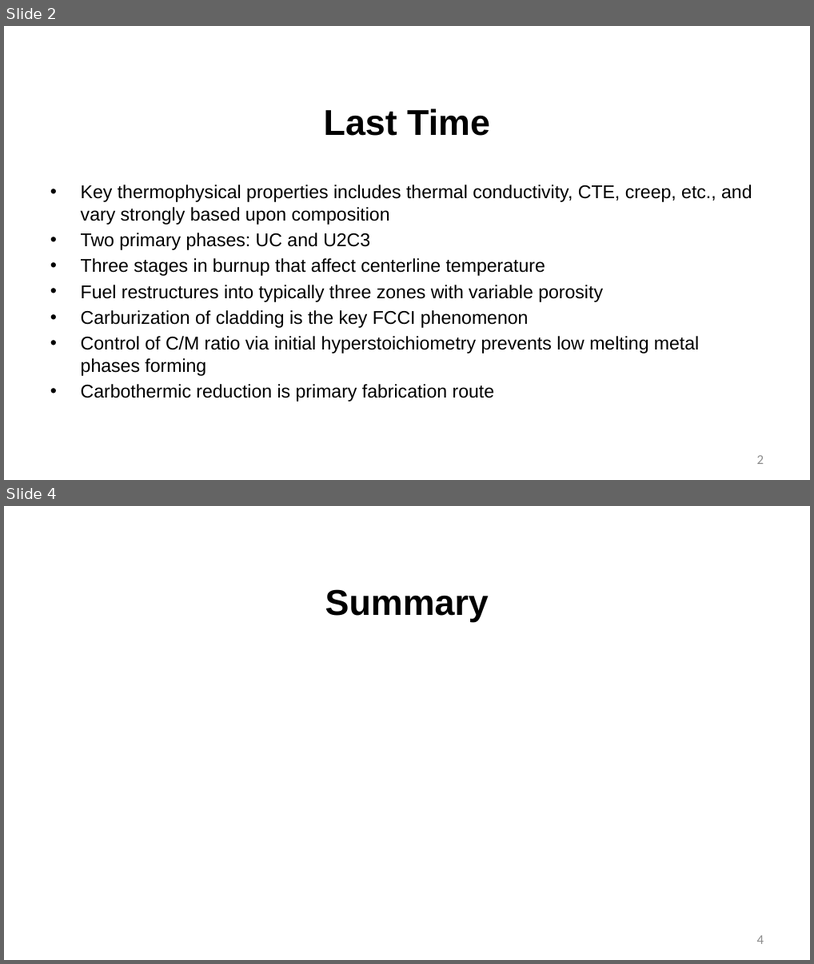
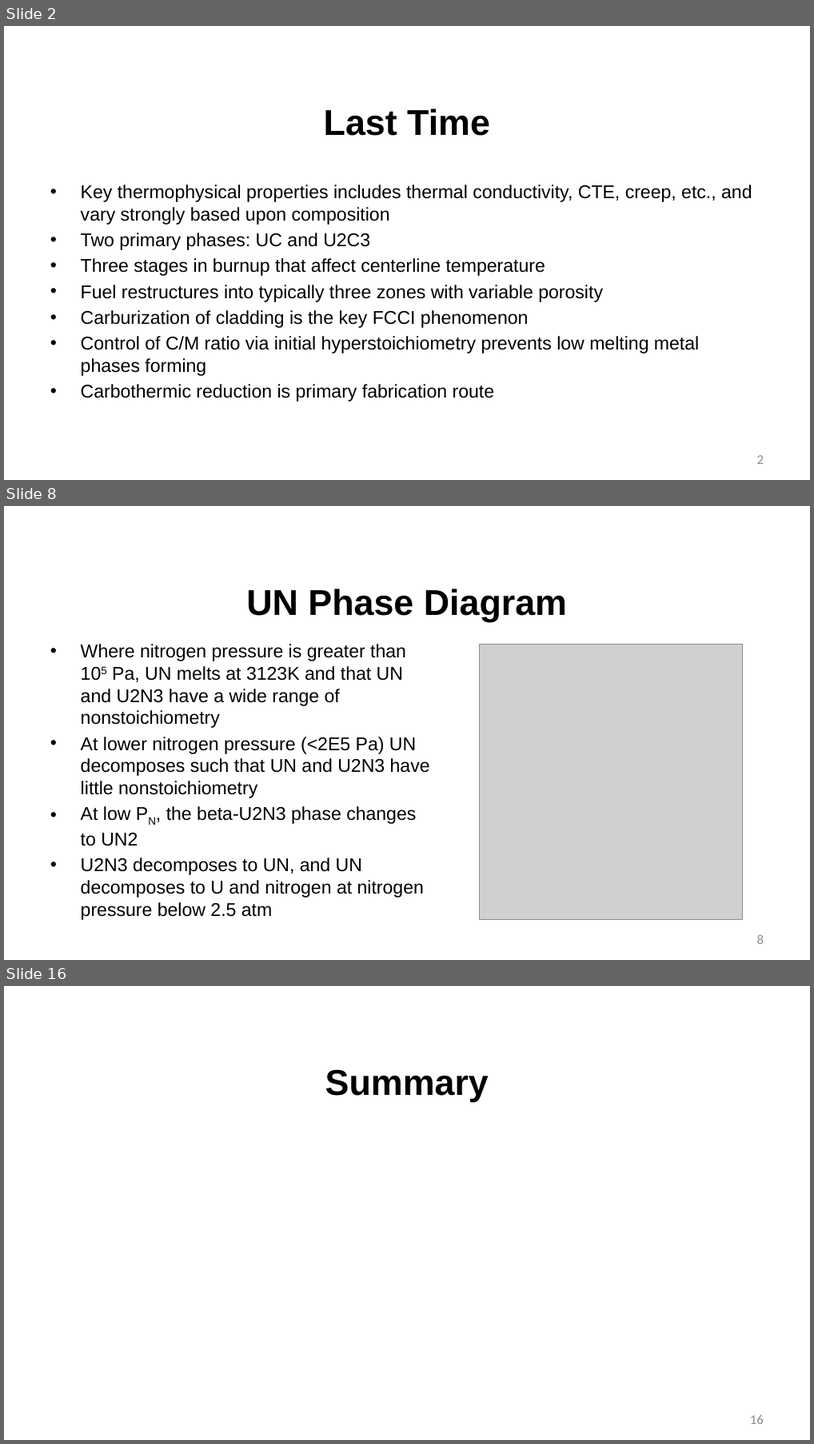
Before and after one commit to benbeeler/TEACHING, a slide deck: Advanced Reactor Materials/Lec16_nitride.pptx. Shown one above the other, each under a label of ours: slides 2 and 4 before the commit, slides 2, 8 and 16 after it; the slides between them are not shown. The pictures are 814x964 and 814x1444 pixels, drawn with LibreOffice and Linux fonts; fonts in the diff are those of the drawing; grey boxes stand for pictures; background and template pictures are left out. Boxes give left, top, right and bottom in pixels: in the first picture for what was removed or moved away, otherwise in the second. Text is boxed around its words. In the diff, an @@ line names an element or a change of style, - is before the commit and + after.

```diff
--- a/Advanced Reactor Materials/Lec16_nitride.pptx
+++ b/Advanced Reactor Materials/Lec16_nitride.pptx
@@ slide 8 added at (4, 506, 810, 960), background #FFFFFF @@
@@ title added at (246, 588, 567, 622), 42.7 pt, text #000000, bold @@
+UN Phase Diagram
@@ text added at (81, 644, 430, 920), 22 pt, text #000000 @@
+• Where nitrogen pressure is greater than 105 Pa, UN melts at 3123K and that UN and U2N3 have a wide range of nonstoichiometry
+• At lower nitrogen pressure (<2E5 Pa) UN decomposes such that UN and U2N3 have little nonstoichiometry
+• At low PN, the beta-U2N3 phase changes to UN2
+• U2N3 decomposes to UN, and UN decomposes to U and nitrogen at nitrogen pressure below 2.5 atm
@@ picture added at (480, 644, 742, 919) @@
@@ page number added at (758, 934, 764, 944), 16 pt, text #8C8C8C @@
+8
@@ what was slide 4 is now slide 16 @@
@@ page number at (750, 1415, 764, 1424): text changed @@
-4
+16
```
Also in this commit, not shown: 1 slide changed, 11 other slides added, 10 other files.
